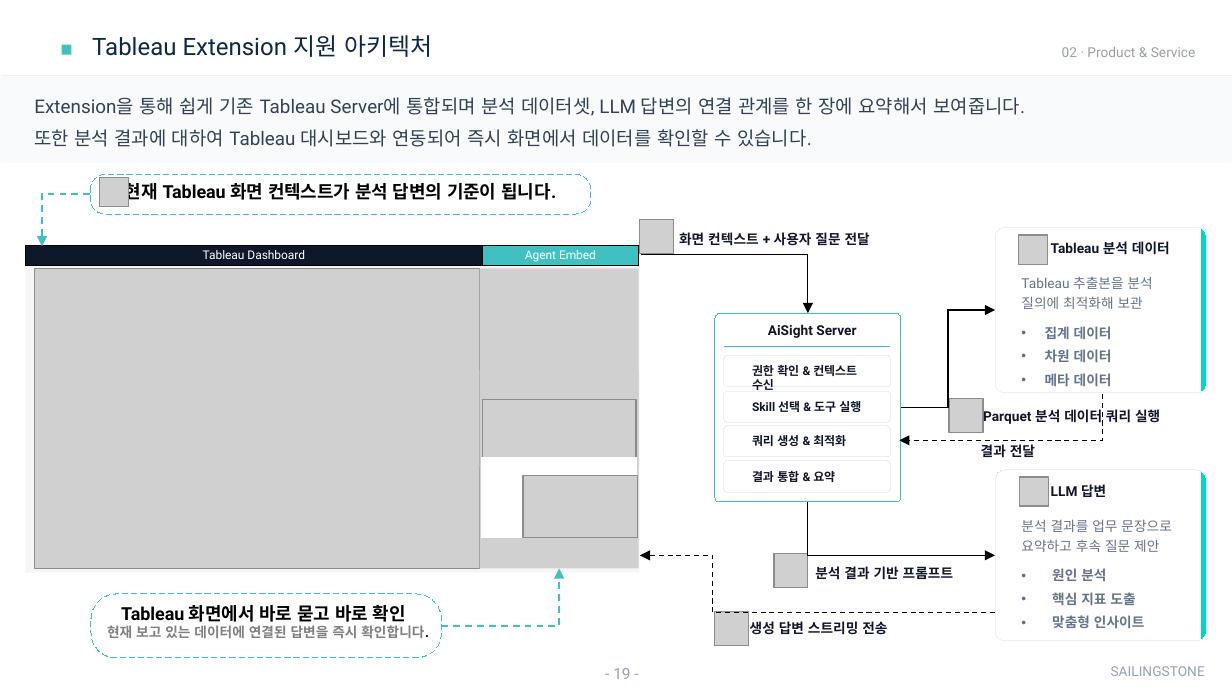
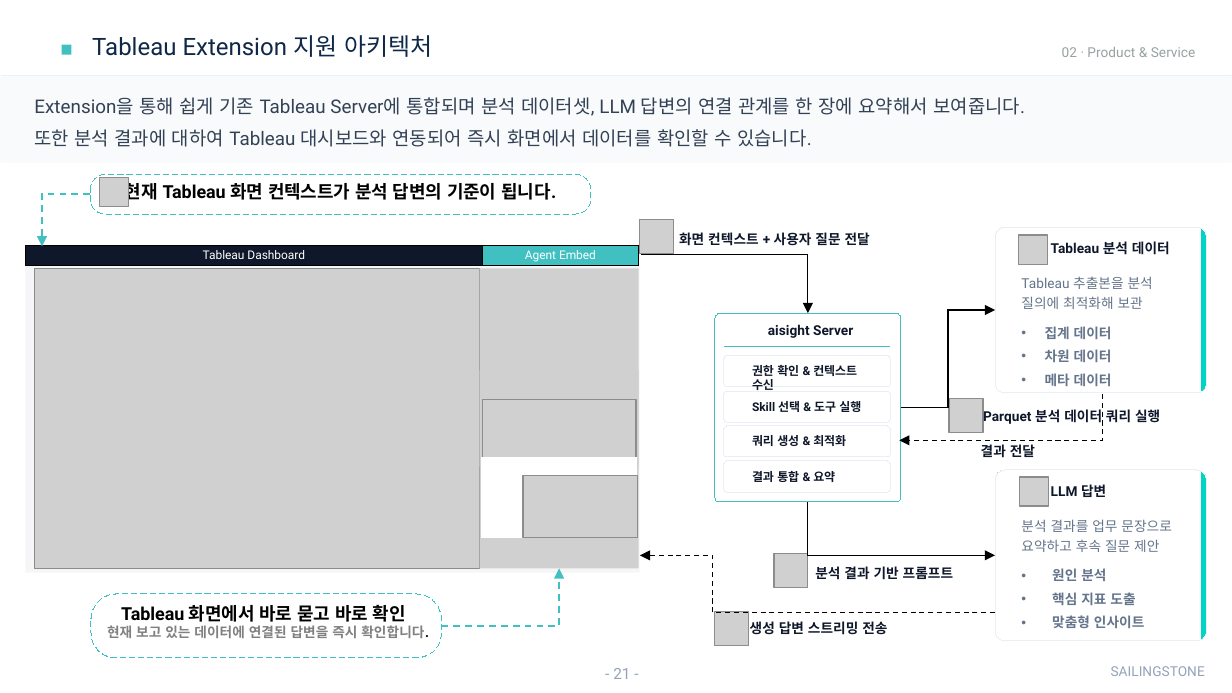
Before and after one commit to sellect-team/doc, a slide deck: slide 21 of docs/company/_source/company-intro-2026.pptx (slide 19 before the commit). Drawn at 1232x693 pixels with LibreOffice and Linux fonts; fonts in the diff are those of the drawing; grey boxes stand for pictures; background and template pictures are left out. Boxes give left, top, right and bottom in pixels: in the first picture for what was removed or moved away, otherwise in the second. Text is boxed around its words. In the diff, an @@ line names an element or a change of style, - is before the commit and + after.

```diff
--- a/docs/company/_source/company-intro-2026.pptx
+++ b/docs/company/_source/company-intro-2026.pptx
@@ text at <box>768,324,853,338</box>: text changed @@
-AiSight Server
+aisight Server
@@ page number at <box>613,668,630,679</box>: text changed @@
-- 19 -
+- 21 -
```
Also in this commit, not shown: 5 other slides changed, 2 slides added, 21 other files.
